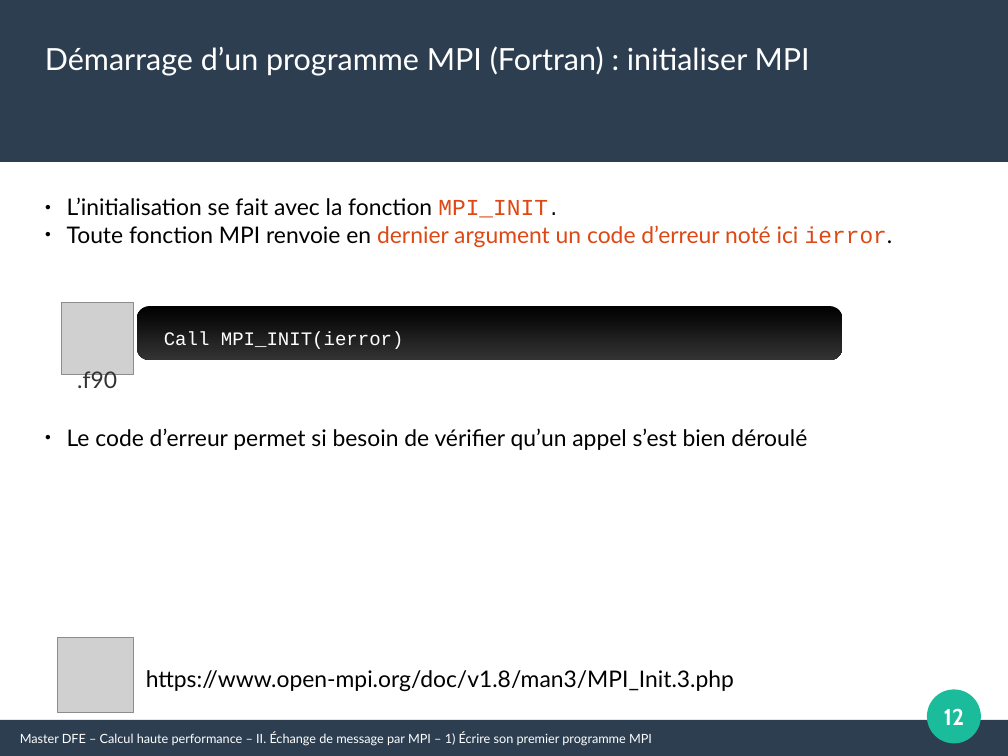
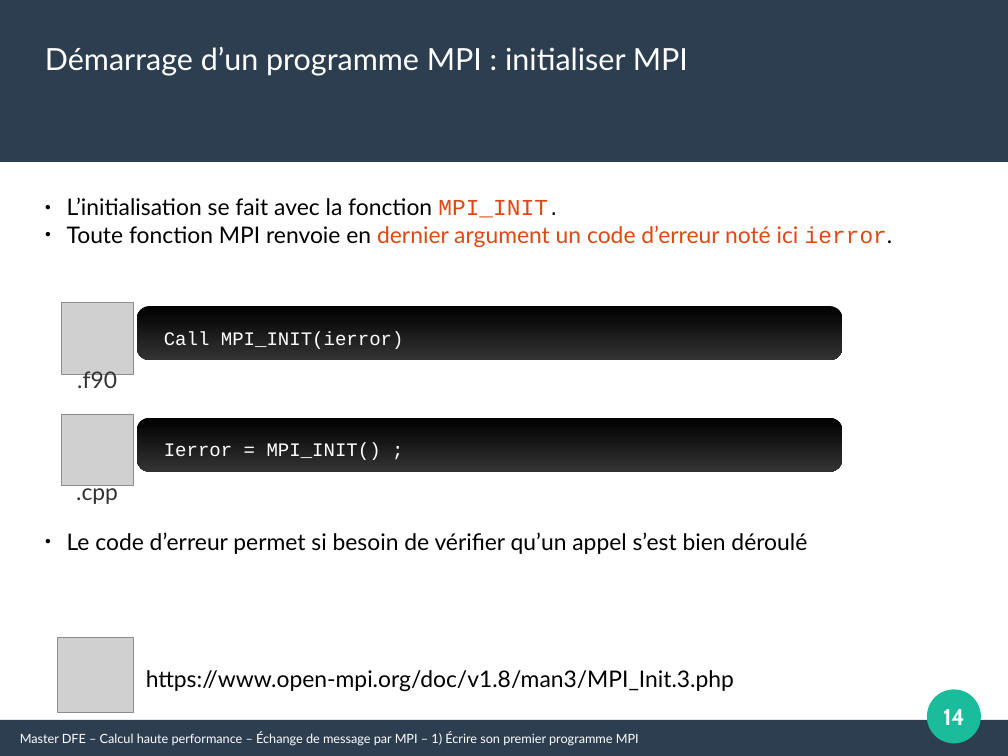
Before and after one commit to Maison-de-la-Simulation/HPC-DFE-Paris-Saclay, a slide deck: slide 14 of support/MPI.odp (slide 12 before the commit). Drawn at 1008x756 pixels with LibreOffice and Linux fonts; fonts in the diff are those of the drawing; grey boxes stand for pictures. Boxes give left, top, right and bottom in pixels: in the first picture for what was removed or moved away, otherwise in the second. Text is boxed around its words. In the diff, an @@ line names an element or a change of style, - is before the commit and + after.

```diff
--- a/support/MPI.odp
+++ b/support/MPI.odp
@@ text at <box>45,47,688,76</box>: text changed @@
-Démarrage d’un programme MPI (Fortran) : initialiser MPI
+Démarrage d’un programme MPI : initialiser MPI
@@ picture added at <box>61,414,134,487</box> @@
@@ rounded rectangle added at <box>137,418,843,472</box>, fill gradient #000000 to #333333 @@
@@ text added at <box>164,443,381,460</box>, 15 pt, text #FFFFFF @@
+Ierror = MPI_INIT() ;
@@ text added at <box>76,485,118,504</box>, 18 pt, text #333333 @@
+.cpp
@@ text "Le code d’erreur permet si ...": place and size @@
-text "Le code d’erreur permet si ..." at <box>67,428,807,450</box>
+text "Le code d’erreur permet si ..." at <box>67,532,807,554</box>
@@ page number at <box>943,709,965,725</box>: text changed @@
-12
+14
@@ text at <box>20,732,639,746</box>: text changed @@
-Master DFE – Calcul haute performance – II. Échange de message par MPI – 1) Écrire son premier programme MPI
+Master DFE – Calcul haute performance – Échange de message par MPI – 1) Écrire son premier programme MPI
```
Also in this commit, not shown: 28 other slides changed, 7 slides added, 1 slide removed, 2 other files.
